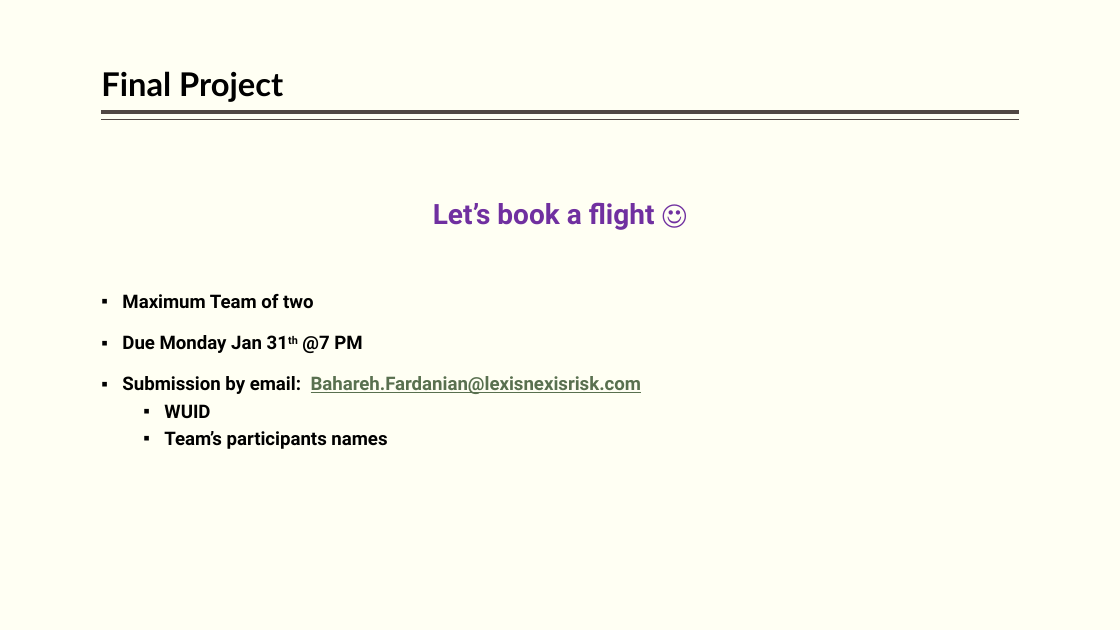
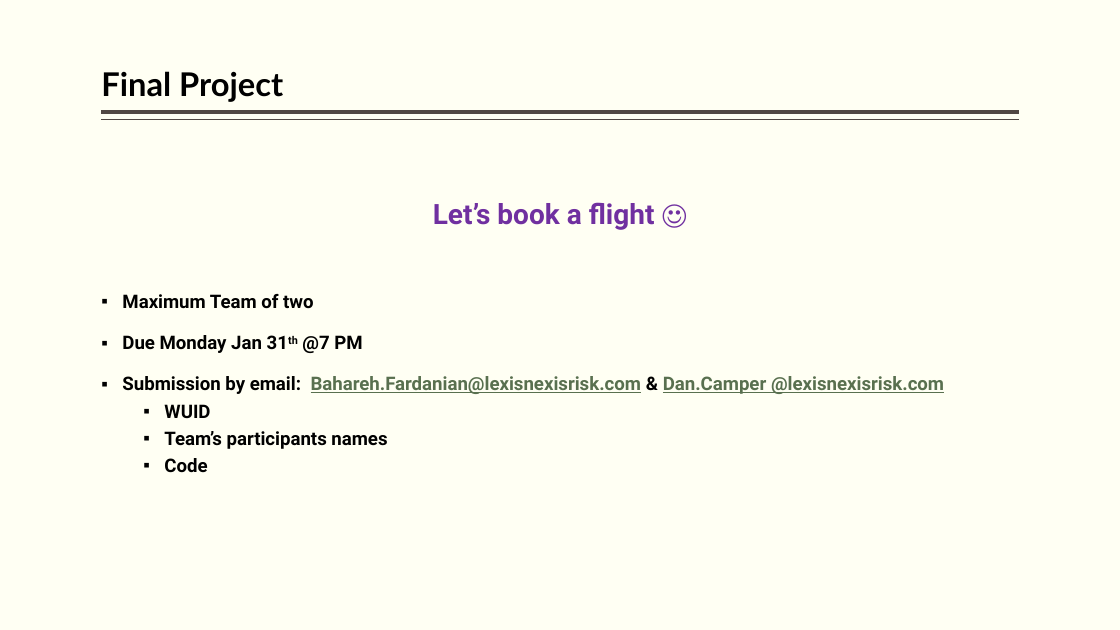
Before and after one commit to hpccsystems-solutions-lab/ScheduledFlights-Workshop, a slide deck: slide 109 of BigData-ECL.pptx (slide 105 before the commit). Drawn at 1120x630 pixels with LibreOffice and Linux fonts; fonts in the diff are those of the drawing. Boxes give left, top, right and bottom in pixels: in the first picture for what was removed or moved away, otherwise in the second. Text is boxed around its words. In the diff, an @@ line names an element or a change of style, - is before the commit and + after.

```diff
--- a/BigData-ECL.pptx
+++ b/BigData-ECL.pptx
@@ text at [122, 376, 944, 394]: text changed @@
-▪ Submission by email: Bahareh.Fardanian@lexisnexisrisk.com
+▪ Submission by email: Bahareh.Fardanian@lexisnexisrisk.com & Dan.Camper @lexisnexisrisk.com
@@ text at [164, 458, 207, 473]: paragraph added @@
+  ▪ Code
```
Also in this commit, not shown: 15 other slides changed, 3 slides added, 1 slide removed, 6 other files.
